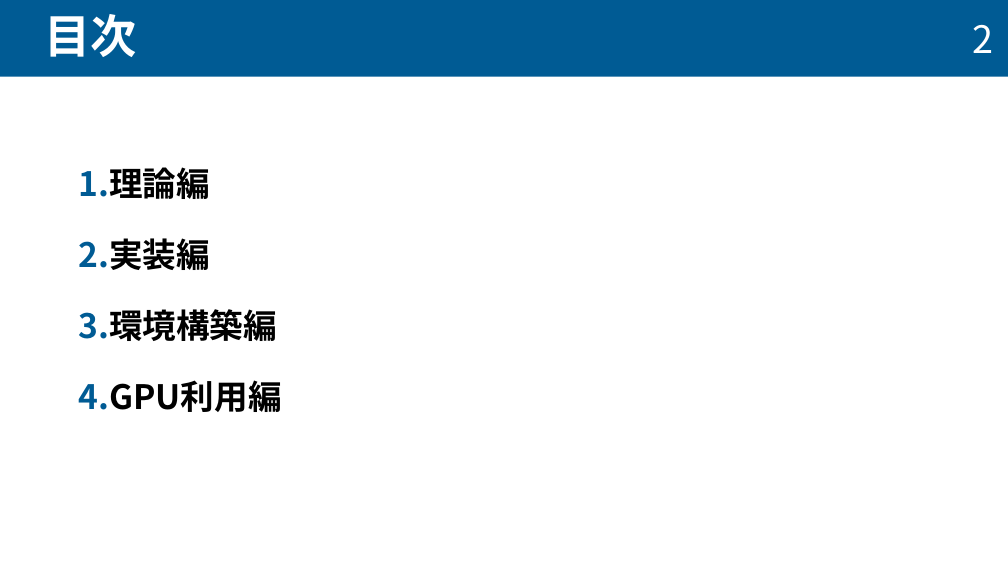
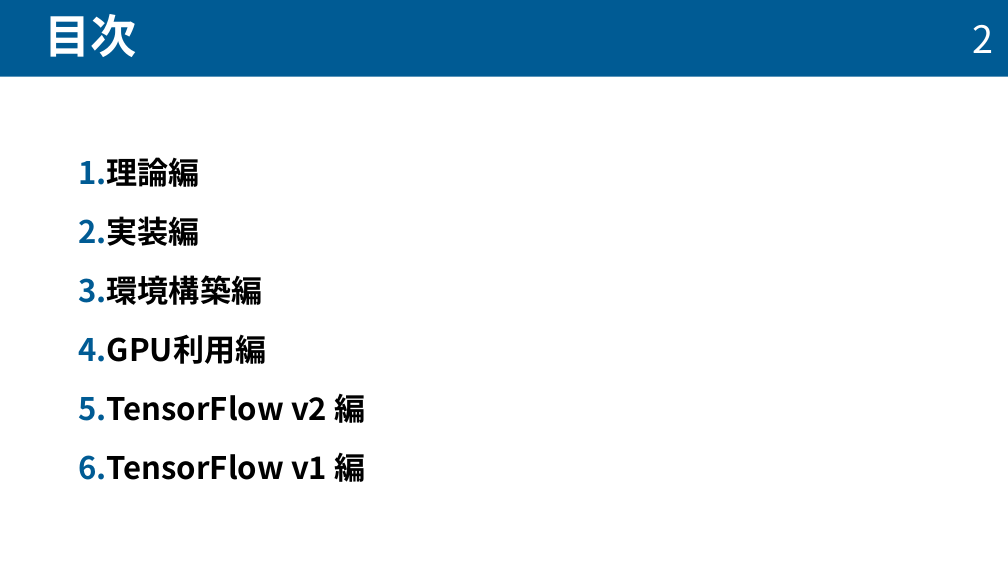
Before and after one commit to taiseifujisawa/cnn_manual_nktlab, a slide deck: slide 3 of cnn_manual.pptx. Drawn at 1008x567 pixels with LibreOffice and Linux fonts; fonts in the diff are those of the drawing. Boxes give left, top, right and bottom in pixels: in the first picture for what was removed or moved away, otherwise in the second. Text is boxed around its words. In the diff, an @@ line names an element or a change of style, - is before the commit and + after.

```diff
--- a/cnn_manual.pptx
+++ b/cnn_manual.pptx
@@ text at (78,157,266,364): size 32 to 29.6 pt in "理論編", "実装編", "環境構築編", "GPU利用編"; line spacing 1.5 to 1.3 @@
@@ text at (78,389,366,488): paragraphs added @@
+5. TensorFlow v2 編
+6. TensorFlow v1 編
```
Also in this commit, not shown: 4 other slides changed, 36 slides added.
